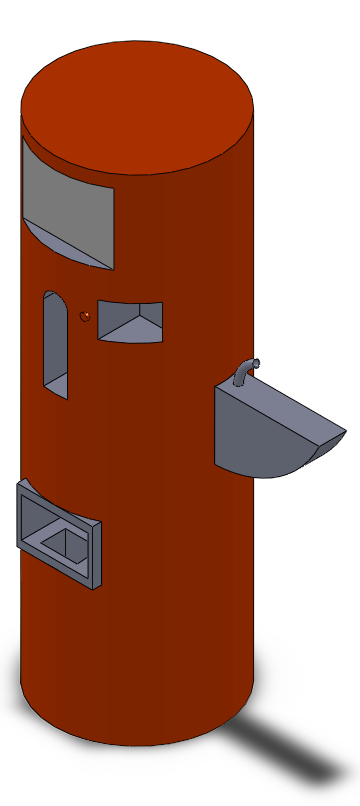
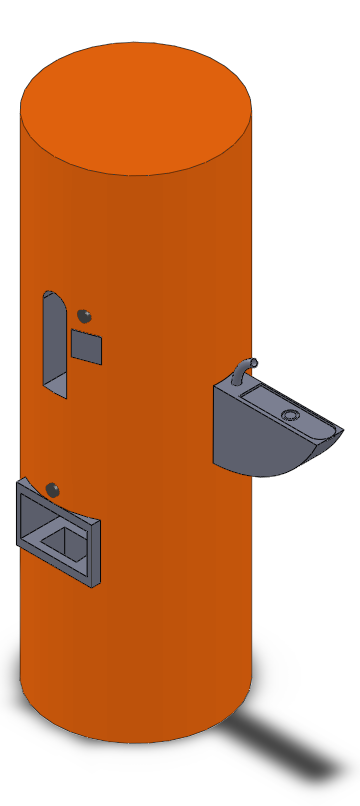
Layer changes from the first 360x806 image to the second:
removed layer "Pasted Layer" over (x1=15, y1=40, x2=347, y2=747)
removed layer "Water project red changed foutain.png" over (x1=4, y1=40, x2=360, y2=800)
added layer "Pasted Layer #1" above "New The Bottle Drawing with keypad.png" over (x1=15, y1=42, x2=346, y2=744)
added layer "New The Bottle Drawing with keypad.png" above "Layer" over (x1=4, y1=41, x2=360, y2=800)
